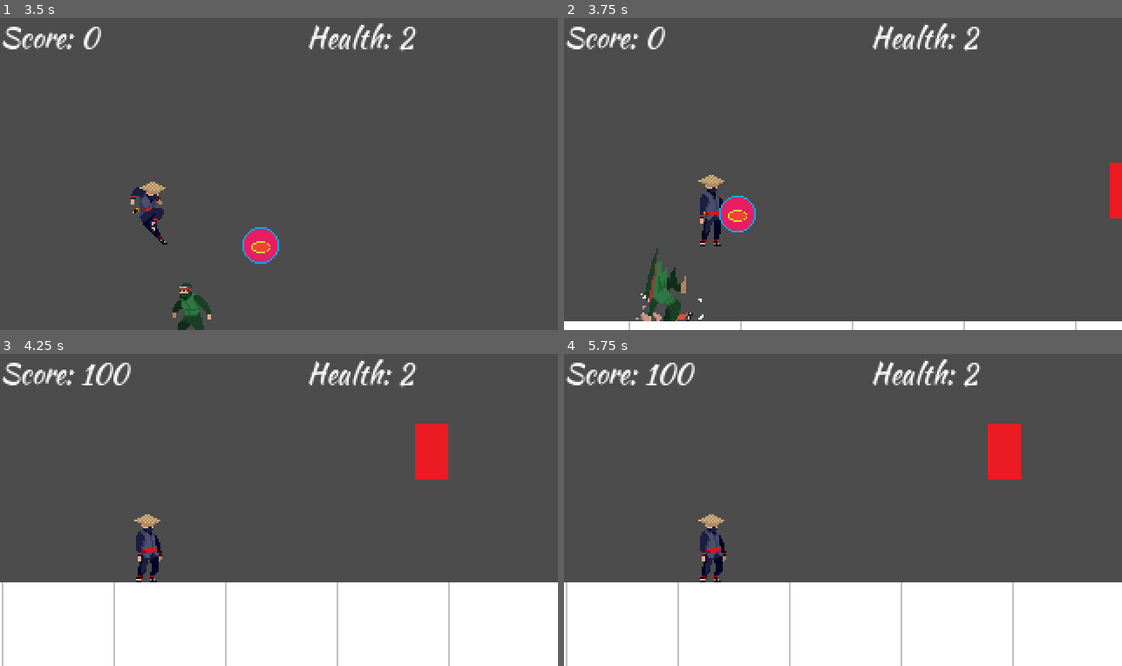
Above: before the commit, frames 1-4 (two rows, left to right).
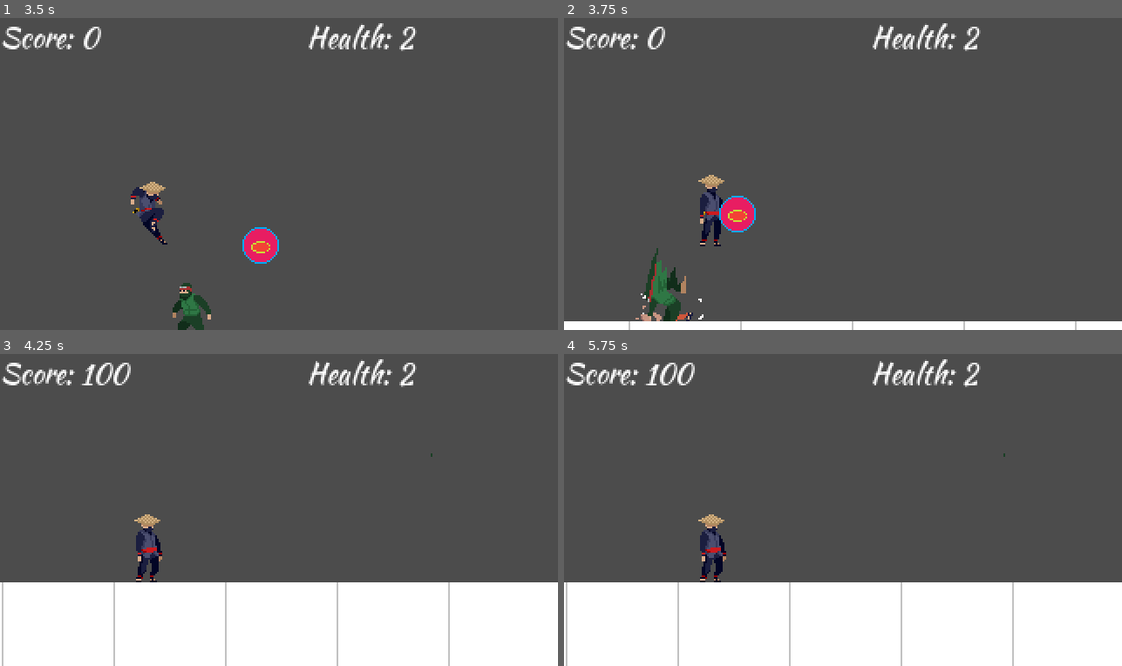
Above: after the commit, the same moments.

Repository: nateslagter/Ninja-Man-Quest-for-the-Shuriken
Game: Godot game, scene res://src/levels/testLevel.tscn
Two runs of this game, one before a commit and one after it. Both use one fixed random seed, a clock stepped at 60 frames per second and the inputs below.
Inputs:
- Up to frame 1 (3.5 s): hold Right (move_right) 0.53-2.03 s; tap F (attack) every 0.75 s from 0.6 to 2.85 s; tap Space (jump) at 0.77, 1.52, 3.02 s; hold Left (move_left) 2.03-2.78 s; hold Right (move_right) from 2.78 s (still down)
- Up to frame 2 (3.75 s): keep holding Right (move_right); tap F (attack) at 3.6 s
- Up to frame 3 (4.25 s): keep holding Right (move_right); tap Space (jump) at 3.77 s
- Up to frame 4 (5.75 s): release Right (move_right) at 4.28 s; hold Left (move_left) 4.28-5.03 s; tap F (attack) at 4.35, 5.1 s; tap Space (jump) at 4.52 s; hold Right (move_right) from 5.03 s (still down)

Frame 1 is identical in both runs. In frame 2, 0.4% of the frame differs, in the area x 97-100%, y 46-65%; in frame 3, 1.1%, in the area x 74-81%, y 22-41%; in frame 4, 1.1%.

Commit message:
Add new sprites for enemy

Diff:
--- a/src/actors/Enemy.tscn
+++ b/src/actors/Enemy.tscn
@@ -1,13 +1,13 @@
 [gd_scene load_steps=5 format=2]
 
-[ext_resource path="res://assets/ninjaSprites/placeholderTarget.png" type="Texture" id=1]
+[ext_resource path="res://assets/enemySprites/enemy.png" type="Texture" id=1]
 [ext_resource path="res://src/actors/Enemy.gd" type="Script" id=2]
 
 [sub_resource type="RectangleShape2D" id=1]
-extents = Vector2( 10, 17.5162 )
+extents = Vector2( 1.34042, 2.39247 )
 
 [sub_resource type="RectangleShape2D" id=2]
-extents = Vector2( 10, 14.0242 )
+extents = Vector2( 1.4136, 2.34178 )
 
 [node name="Enemy" type="KinematicBody2D"]
 script = ExtResource( 2 )
@@ -16,15 +16,17 @@
 position = Vector2( -14.2187, 1.59099 )
 scale = Vector2( 0.130982, 0.10601 )
 texture = ExtResource( 1 )
+hframes = 4
+vframes = 6
 
 [node name="CollisionShape2D" type="CollisionShape2D" parent="."]
-position = Vector2( -14.1711, 0.561234 )
+position = Vector2( -14.2106, 3.64328 )
 shape = SubResource( 1 )
 
 [node name="Area2D" type="Area2D" parent="."]
 
 [node name="CollisionShape2D" type="CollisionShape2D" parent="Area2D"]
-position = Vector2( -14.1711, 1.83969 )
+position = Vector2( -14.1905, 3.65511 )
 shape = SubResource( 2 )
 
 [connection signal="area_entered" from="Area2D" to="." method="_on_Area2D_area_entered"]
Binary file added: assets/enemySprites/enemy.png
Not shown, added: assets/enemySprites/enemy.png.import
